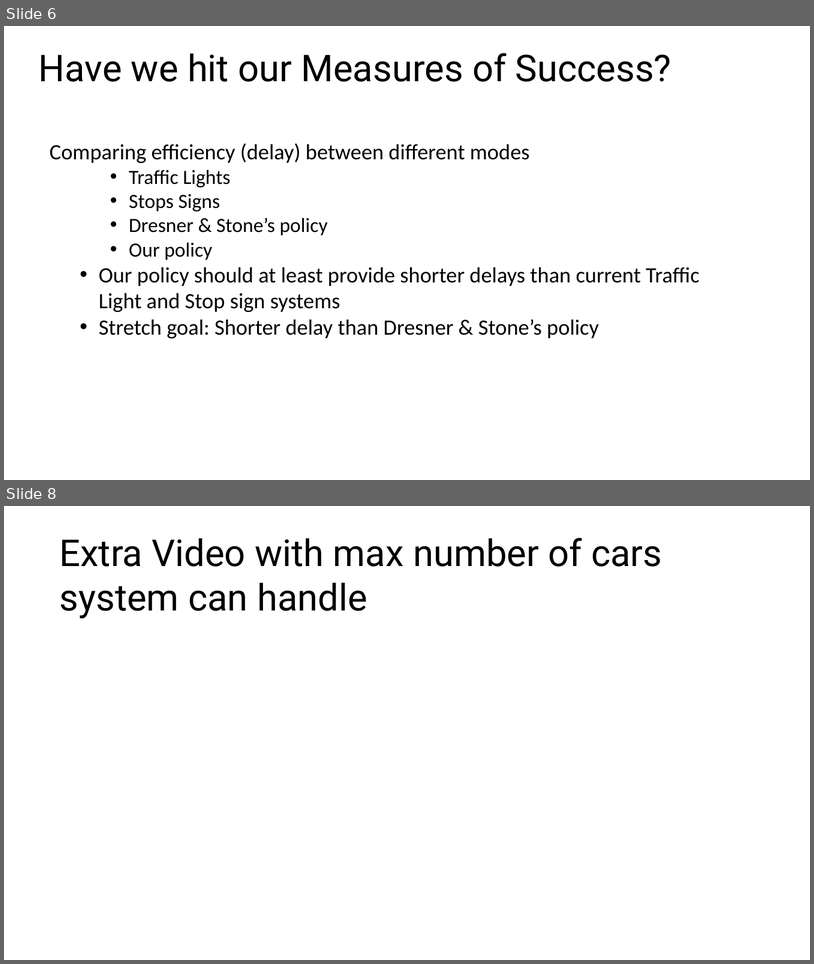
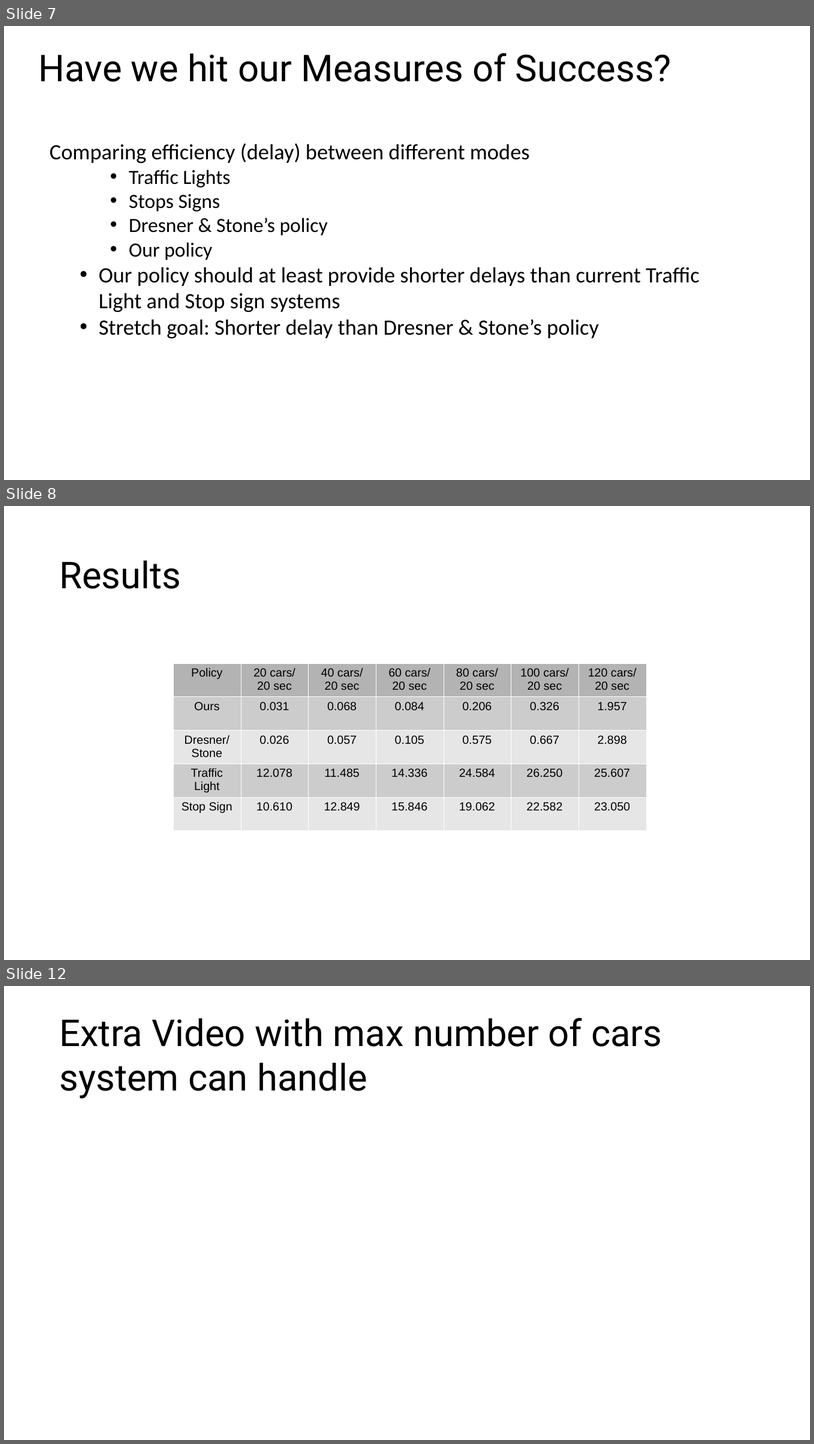
Before and after one commit to adfayed/aim_ros, a slide deck: Final Project Presentation.pptx. Shown one above the other, each under a label of ours: slides 6 and 8 before the commit, slides 7, 8 and 12 after it; the slides between them are not shown. The pictures are 814x964 and 814x1444 pixels, drawn with LibreOffice and Linux fonts; fonts in the diff are those of the drawing. Boxes give left, top, right and bottom in pixels: in the first picture for what was removed or moved away, otherwise in the second. Text is boxed around its words. In the diff, an @@ line names an element or a change of style, - is before the commit and + after.

```diff
--- a/Final Project Presentation.pptx
+++ b/Final Project Presentation.pptx
@@ slide 8 added at <box>4,506,810,960</box>, background #FFFFFF @@
@@ text added at <box>59,560,181,589</box>, 44 pt, text #000000 @@
+Results
@@ table added at <box>173,663,648,831</box>, 5 rows, 7 columns @@
+Policy | 20 cars/ 20 sec | 40 cars/ 20 sec | 60 cars/ 20 sec | 80 cars/ 20 sec | 100 cars/ 20 sec | 120 cars/ 20 sec
+Ours | 0.031 | 0.068 | 0.084 | 0.206 | 0.326 | 1.957
+Dresner/Stone | 0.026 | 0.057 | 0.105 | 0.575 | 0.667 | 2.898
+Traffic Light | 12.078 | 11.485 | 14.336 | 24.584 | 26.250 | 25.607
+Stop Sign | 10.610 | 12.849 | 15.846 | 19.062 | 22.582 | 23.050
@@ what was slide 6 is now slide 7 @@
@@ what was slide 8 is now slide 12 @@
```
Also in this commit, not shown: 3 slides changed, 5 other slides added, 2 slides removed.
